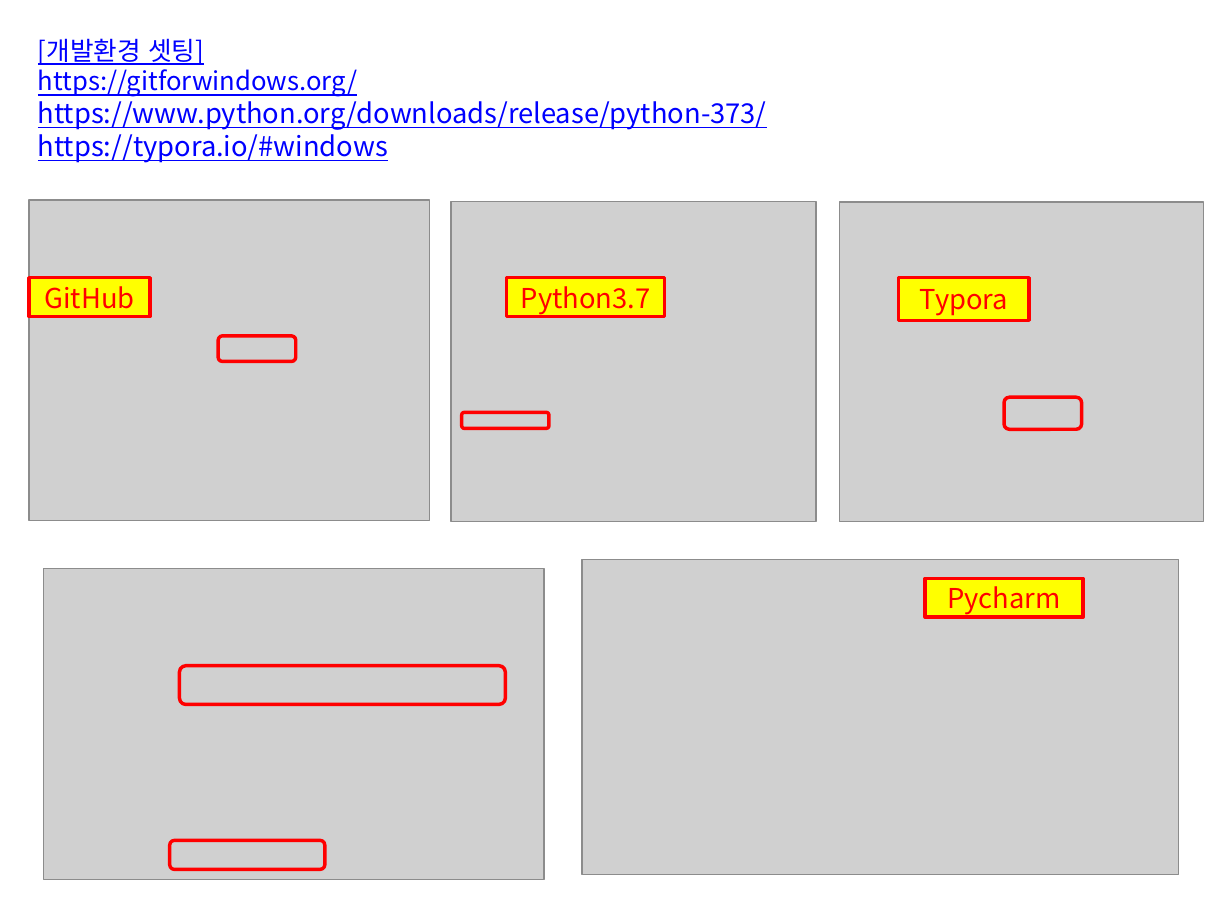
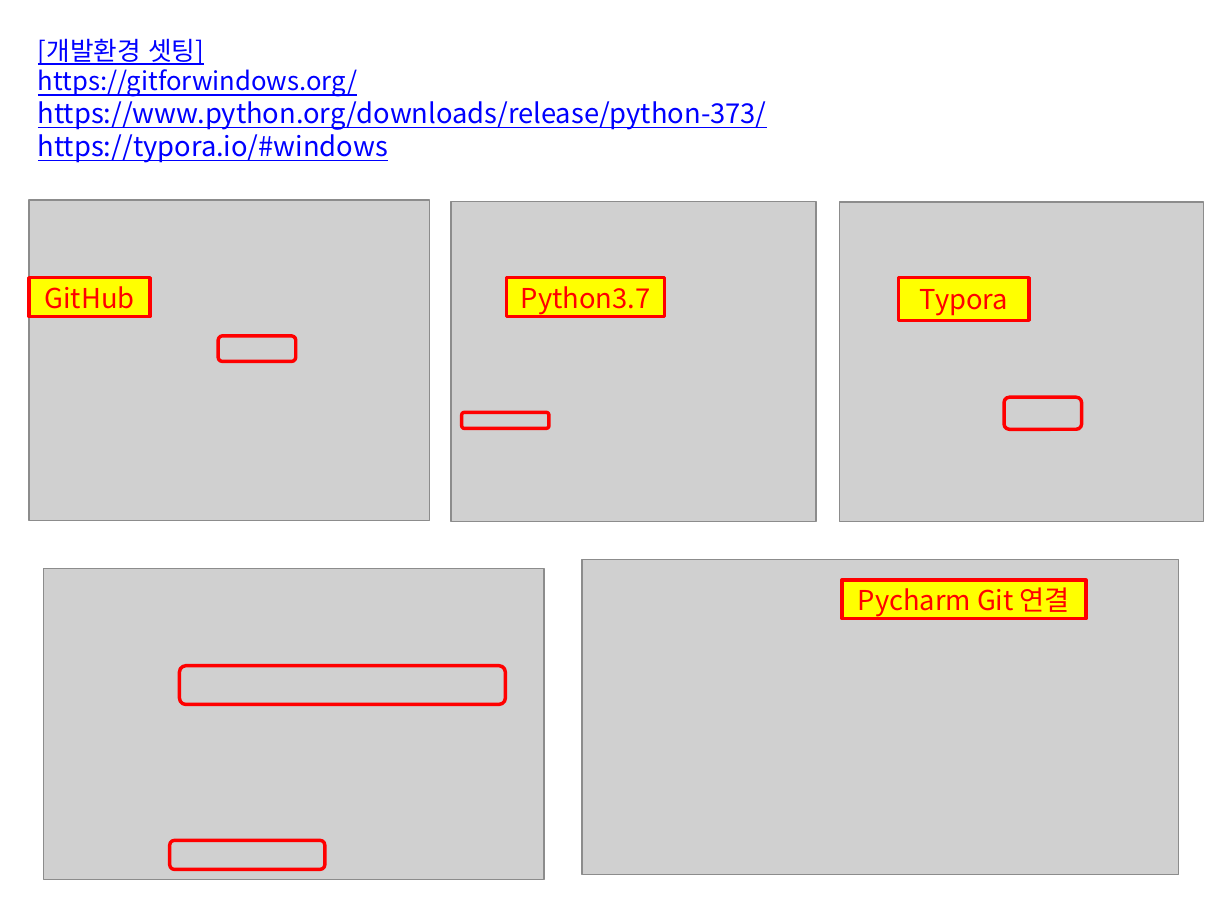
Before and after one commit to LEEJAEHEE1223/TIL, a slide deck: slide 1 of hphk_1일차_개발환경셋팅.pptx. Drawn at 1232x924 pixels with LibreOffice and Linux fonts; fonts in the diff are those of the drawing; grey boxes stand for pictures. Boxes give left, top, right and bottom in pixels: in the first picture for what was removed or moved away, otherwise in the second. Text is boxed around its words. In the diff, an @@ line names an element or a change of style, - is before the commit and + after.

```diff
--- a/hphk_1일차_개발환경셋팅.pptx
+++ b/hphk_1일차_개발환경셋팅.pptx
@@ rectangle "Pycharm Git 연결": place and size @@
-rectangle "Pycharm Git 연결" at [925,578,1083,616]
+rectangle "Pycharm Git 연결" at [843,580,1087,618]
@@ text in rectangle at [858,587,1070,618]: text changed @@
-Pycharm
+Pycharm Git 연결
```
Also in this commit, not shown: 10 other files.
